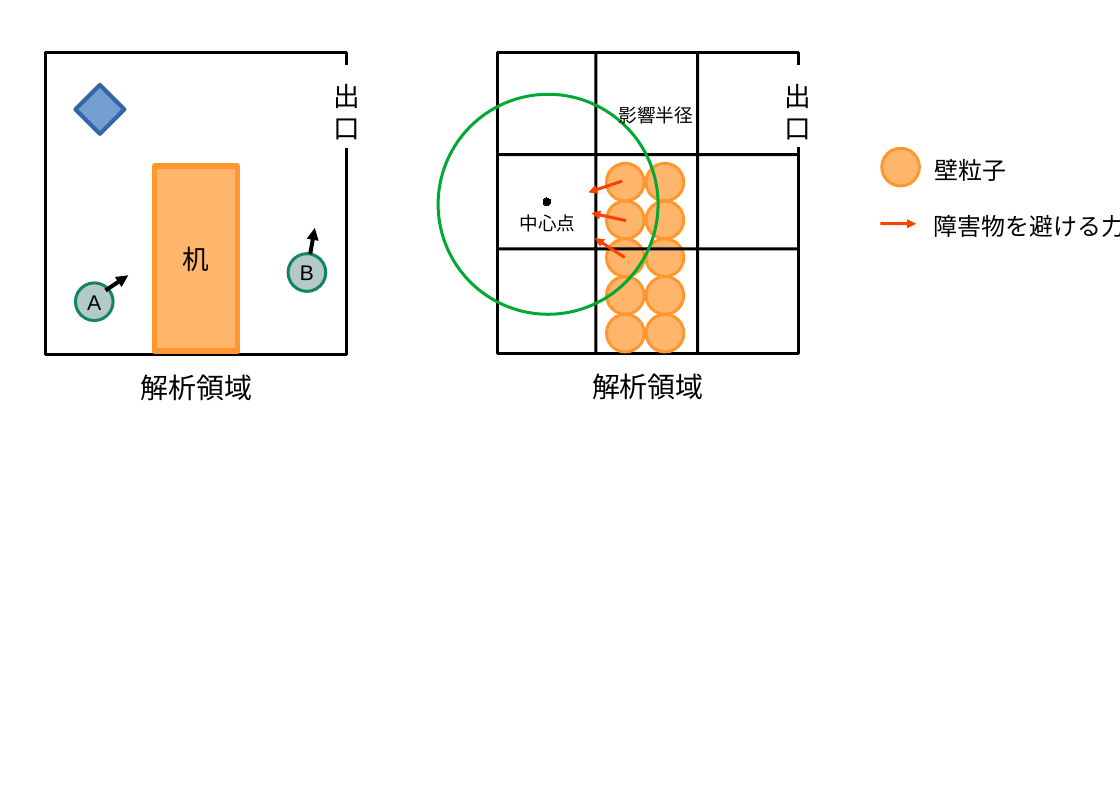
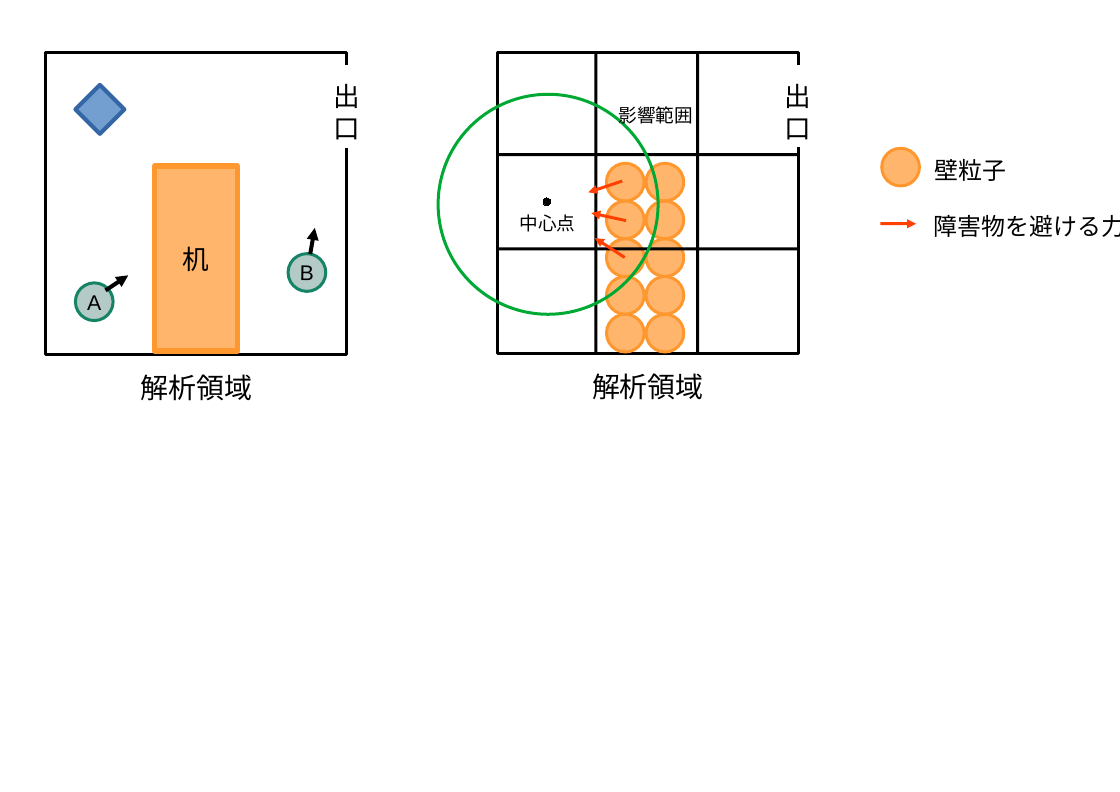
Before and after one commit to payao8810/shuron, a slide deck: slide 5 of fig.odp. Drawn at 1120x792 pixels with LibreOffice and Linux fonts; fonts in the diff are those of the drawing. Boxes give left, top, right and bottom in pixels: in the first picture for what was removed or moved away, otherwise in the second. Text is boxed around its words. In the diff, an @@ line names an element or a change of style, - is before the commit and + after.

```diff
--- a/fig.odp
+++ b/fig.odp
@@ text at (x1=619, y1=106, x2=693, y2=127): text changed @@
-影響半径
+影響範囲
```
Also in this commit, not shown: 9 other files.
